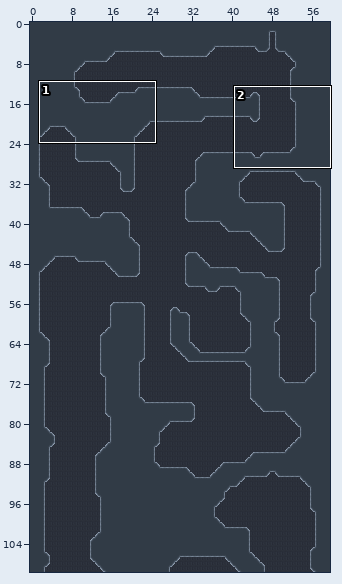
One commit to this Tiled map (JSON): assets/map/level00.json. Above: a wide view before the commit, with the close-up outlined.
Close-up. Old version:
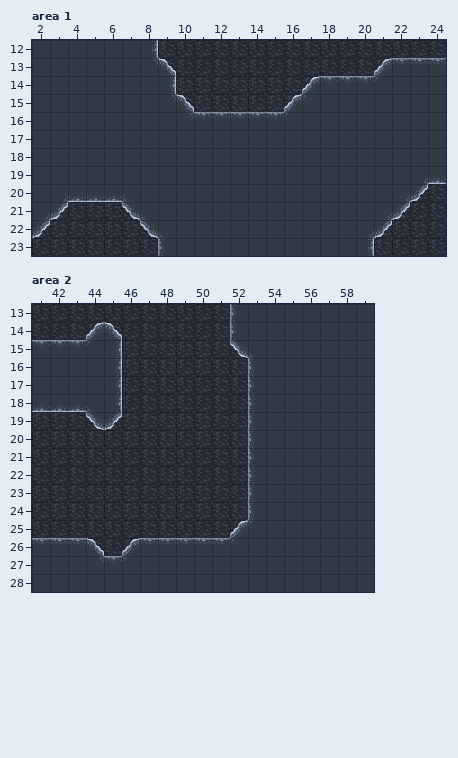
Cells are 32x32 px. Shown: area 1 x 2..24, y 12..23; area 2 x 41..59, y 13..28. The commit also changed other parts of the map, which this record leaves out.
New version:
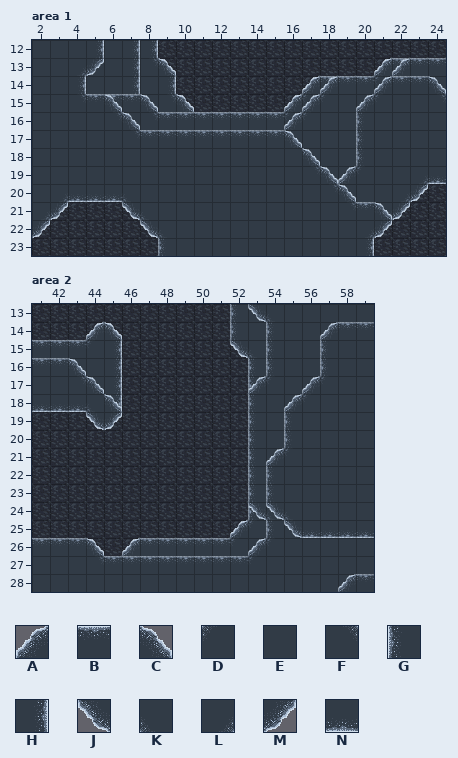
Key: from "slopes": A 11, B 12, C 14, D 20, E 21, F 23, G 28, H 33, J 37, K 38, L 41, M 42, N 48.
_ is an empty cell, . an unchanged one.
Tiles of an added or newly shown layer are drawn over the layers below it.
The exact change:
--- layer "background", area 1
@@ x 6..6 @@
-15 E
+15 B
--- layer "forground" (added), area 1
@@ x 4..24 @@
-12 ._._.................
-13 __._.............._..
-14 _.._.........._..____
-15 _____........__.__.._
-16 .._____.....__.._....
-17 ...__________..._....
-18 ............._.._....
-19 .............____....
-20 ..............__.....
-21 ...............___...
+12 .H.H.................
+13 LM.H..............A..
+14 H..H..........A..ABBC
+15 FBCBC........AD.AD..F
+16 ..FCFBB.....AD..G....
+17 ...FBBBBBBBBC...G....
+18 .............C..G....
+19 .............FCAD....
+20 ..............FC.....
+21 ...............FBC...
--- layer "background", area 2
@@ x 54..54 @@
-24 E
+24 K
--- layer "forground" (added), area 2
@@ x 41..59 @@
-13 ............__.....
-14 ............._..___
-15 ............._.._..
-16 ___.........._.._..
-17 ..__........__.__..
-18 ...._.........__...
-19 .............._....
-20 .............._....
-21 .............__....
-22 ............._.....
-23 ............._.....
-24 ............___....
-25 .............______
-26 ............__.....
-27 .....________......
-28 .................__
+13 ............JK.....
+14 .............G..ABB
+15 .............G..G..
+16 BBC..........G..G..
+17 ..FC........AD.AD..
+18 ....C.........AD...
+19 ..............G....
+20 ..............G....
+21 .............AD....
+22 .............G.....
+23 .............G.....
+24 ............JJK....
+25 .............GJNNNN
+26 ............AD.....
+27 .....BBBBBBBD......
+28 .................AB
Where, in picture pixels (left, top, right, bottom), the same in both close-ups:
changed: (79, 40, 446, 220)
changed: (122, 304, 374, 564)
added: (32, 358, 122, 412)
added: (338, 574, 374, 592)
